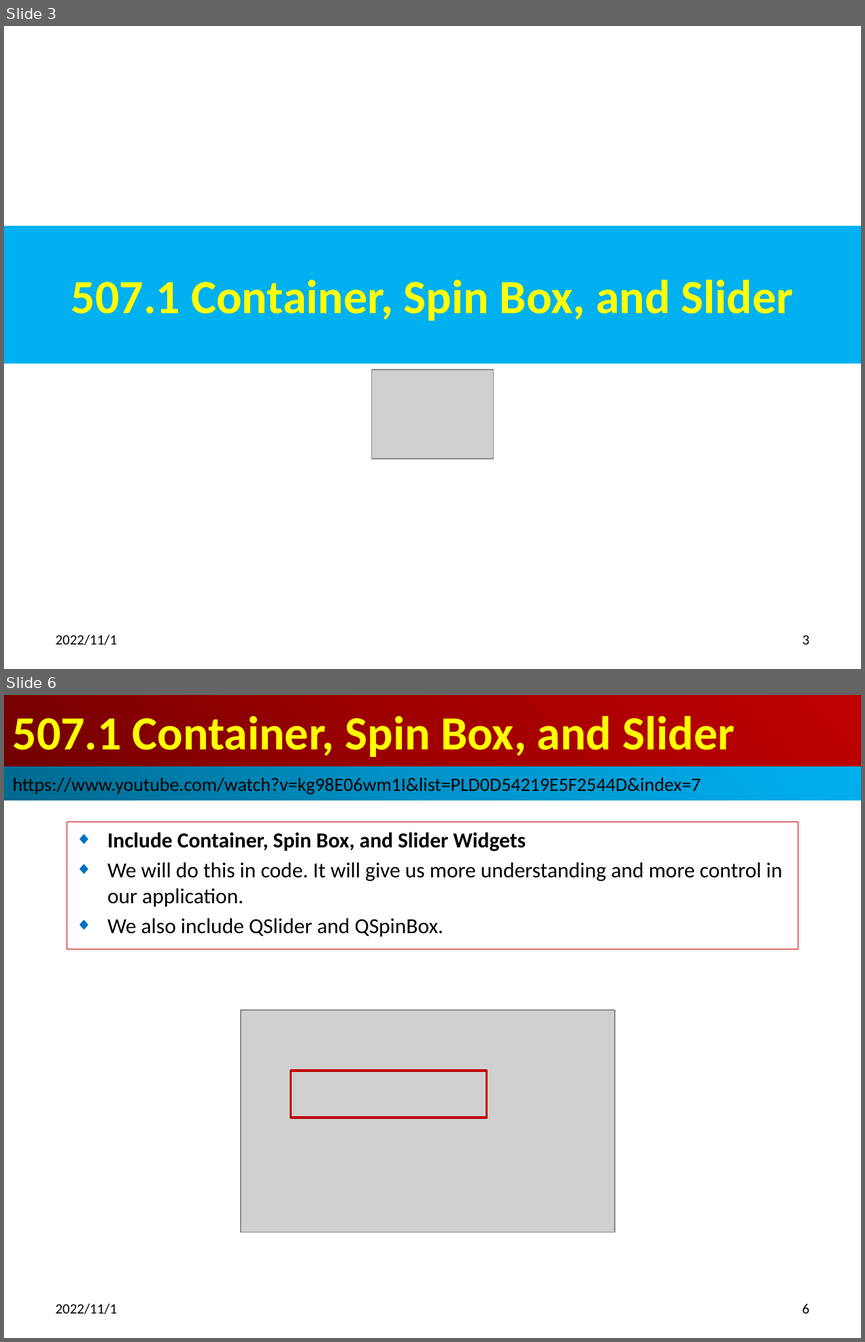
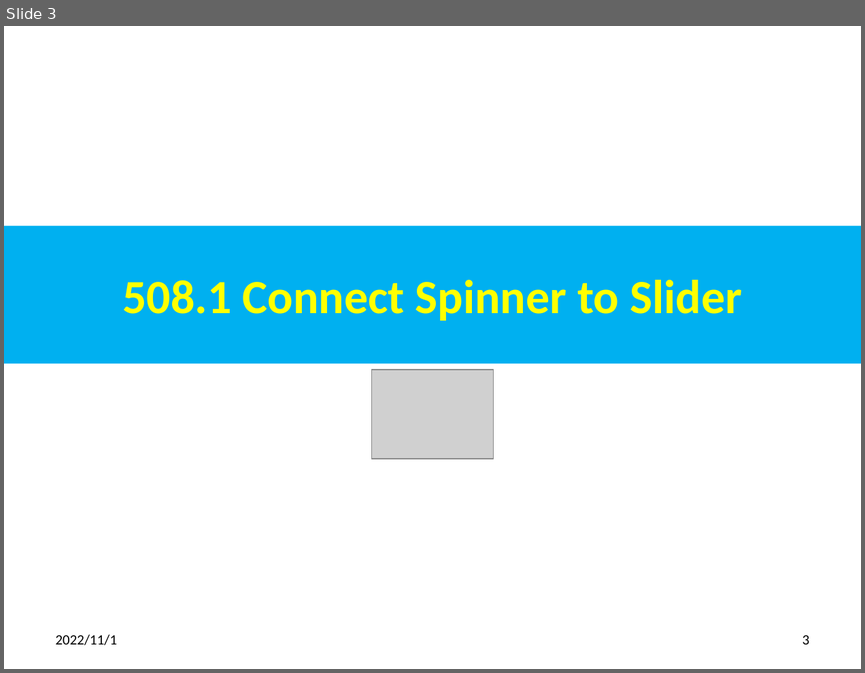
Before and after one commit to peterhchen/012_Qt, a slide deck: 508_Sync_Widgets_Layout.pptx. Shown one above the other, each under a label of ours: slides 3 and 6 before the commit, slide 3 after it; the slides between them are not shown. The pictures are 865x1342 and 865x673 pixels, drawn with LibreOffice and Linux fonts; fonts in the diff are those of the drawing; grey boxes stand for pictures. Boxes give left, top, right and bottom in pixels: in the first picture for what was removed or moved away, otherwise in the second. Text is boxed around its words. In the diff, an @@ line names an element or a change of style, - is before the commit and + after.

```diff
--- a/508_Sync_Widgets_Layout.pptx
+++ b/508_Sync_Widgets_Layout.pptx
@@ slide 6 removed at [4, 695, 861, 1338], background #FFFFFF @@
@@ title removed at [4, 695, 861, 767] @@
-507.1 Container, Spin Box, and Slider
@@ rectangle removed at [4, 767, 861, 800] @@
-https://www.youtube.com/watch?v=kg98E06wm1I&list=PLD0D54219E5F2544D&index=7
@@ subtitle removed at [67, 821, 798, 949] @@
-◆ Include Container, Spin Box, and Slider Widgets
-◆ We will do this in code. It will give us more understanding and more control in our application.
-◆ We also include QSlider and QSpinBox.
@@ picture removed at [241, 1011, 614, 1232] @@
@@ rectangle removed at [291, 1070, 486, 1117] @@
@@ text removed at [56, 1303, 118, 1314] @@
-2022/11/1
@@ page number removed at [802, 1303, 810, 1313] @@
-6
@@ slide 3 changed as well @@
@@ title at [122, 280, 742, 320]: text changed @@
-507.1 Container, Spin Box, and Slider
+508.1 Connect Spinner to Slider
```
Also in this commit, not shown: 5 other slides changed, 12 slides added, 3 other slides removed, 1 other file.
